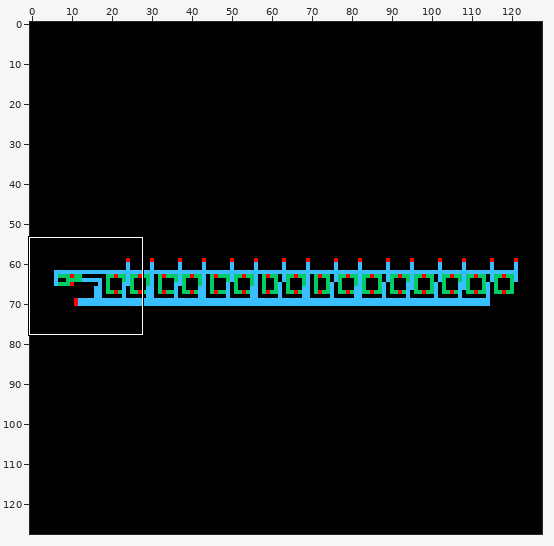
Sprite sheet, stored at ECE482final_cadence/prbs/schematic/thumbnail_128x128.png. Above: a wide view before the commit, with the close-up outlined.
Close-up. First the earlier version:
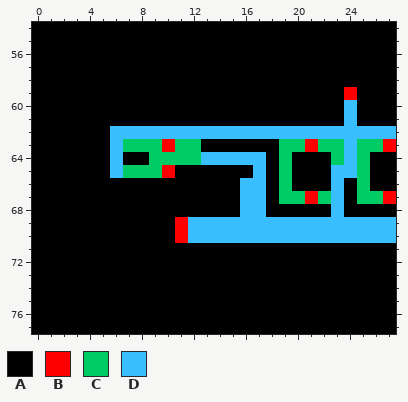
The file is 128x128 pixels. Shown: x 0..27, y 54..77.
Palette (. is transparent): A #000000  B #ff0000  C #00cc66  D #39bfff
Pixels before, first column x 0:
54 AAAAAAAAAAAAAAAAAAAAAAAAAAAA
55 AAAAAAAAAAAAAAAAAAAAAAAAAAAA
56 AAAAAAAAAAAAAAAAAAAAAAAAAAAA
57 AAAAAAAAAAAAAAAAAAAAAAAAAAAA
58 AAAAAAAAAAAAAAAAAAAAAAAAAAAA
59 AAAAAAAAAAAAAAAAAAAAAAAABAAA
60 AAAAAAAAAAAAAAAAAAAAAAAADAAA
61 AAAAAAAAAAAAAAAAAAAAAAAADAAA
62 AAAAAADDDDDDDDDDDDDDDDDDDDDD
63 AAAAAADCCCBCCAAAAAACCBCCDCCB
64 AAAAAADAACCCCDDDDDACAAACDCAA
65 AAAAAADCCCBAAAAAADACAAADDCAA
66 AAAAAAAAAAAAAAAADDACAAADACAA
67 AAAAAAAAAAAAAAAADDACCBCDACCB
68 AAAAAAAAAAAAAAAADDAAAAADAAAA
69 AAAAAAAAAAABDDDDDDDDDDDDDDDD
70 AAAAAAAAAAABDDDDDDDDDDDDDDDD
71 AAAAAAAAAAAAAAAAAAAAAAAAAAAA
72 AAAAAAAAAAAAAAAAAAAAAAAAAAAA
73 AAAAAAAAAAAAAAAAAAAAAAAAAAAA
74 AAAAAAAAAAAAAAAAAAAAAAAAAAAA
75 AAAAAAAAAAAAAAAAAAAAAAAAAAAA
76 AAAAAAAAAAAAAAAAAAAAAAAAAAAA
77 AAAAAAAAAAAAAAAAAAAAAAAAAAAA
After the commit:
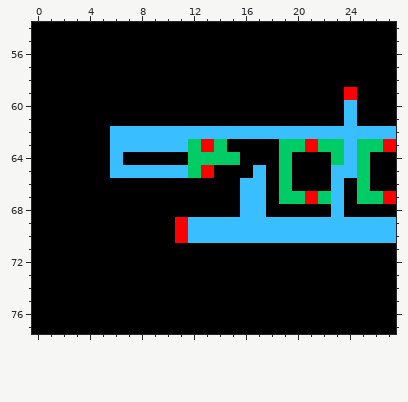
The exact change:
Changed rows in their new state; - is an unchanged pixel.
first column x 7:
63 DDDDD-BC---
64 --AAA-CCCAA
65 DDDDDCB----
